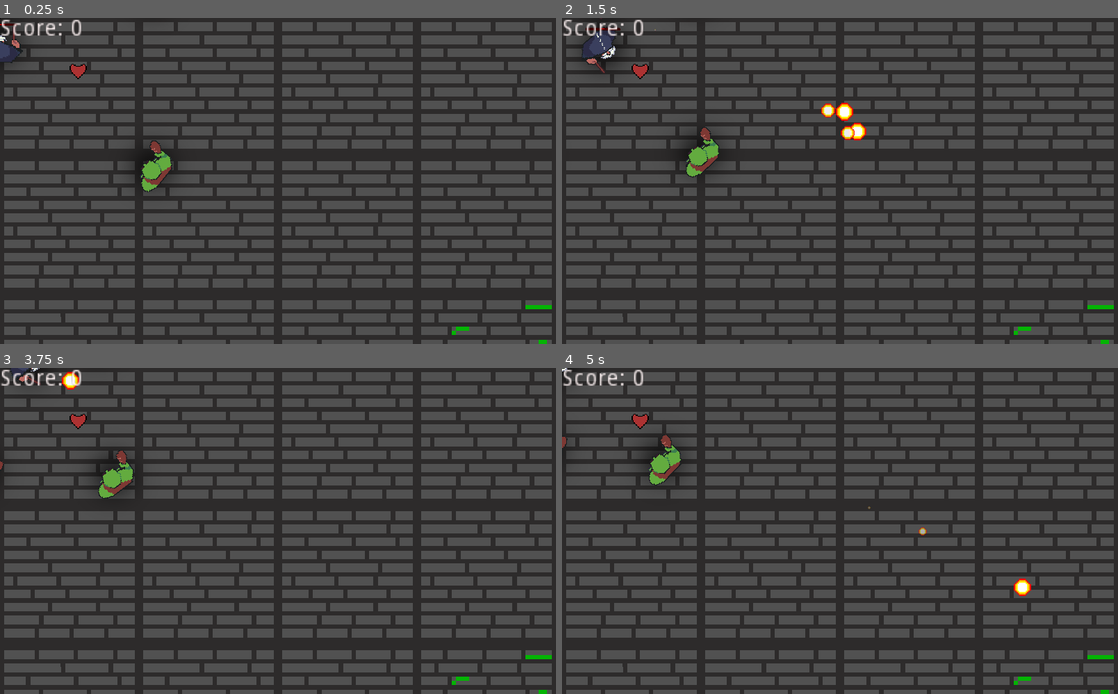
Above: before the commit, frames 1-4 (two rows, left to right).
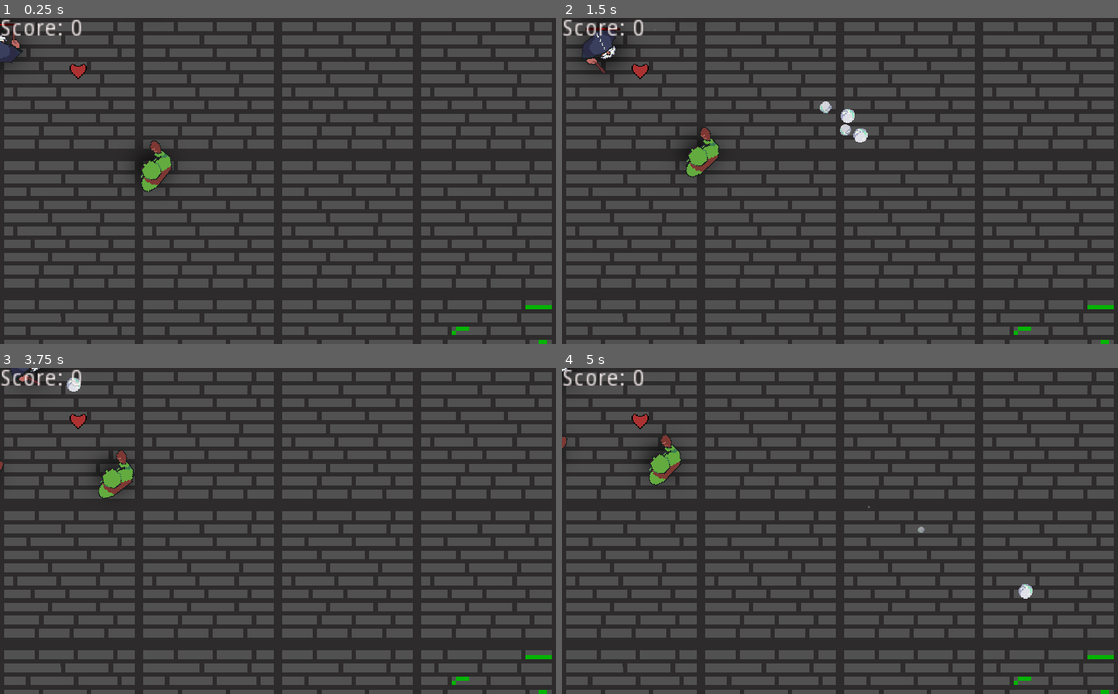
Above: after the commit, the same moments.

Repository: SuperBrainBro/SecondThoughts
Game: Godot game, scene res://Main/Main.tscn
Same seed, same stepped clock (60 frames per second), same inputs: the game is played once before the commit and once after it. The engine's default icon, where the game draws it, is replaced by a stand-in: a white triangle on a blue panel in a dark square.
Inputs (mouse positions are in pixels of both pictures, inside the frame that each line leads up to):
- Up to frame 1 (0.25 s): no input
- Up to frame 2 (1.5 s): move the mouse to (962, 164) at 0.52 s; hold D (move_right) 0.53-1.28 s; click (962, 164) at 0.6 s; move the mouse to (728, 197) at 1.27 s; hold S (move_down) from 1.28 s (still down); tap Tab (change_player) at 1.35 s
- Up to frame 3 (3.75 s): move the mouse to (333, 459) at 2.02 s; release S (move_down) at 2.03 s; hold D (move_right) 2.03-2.78 s; click (333, 459) at 2.1 s; move the mouse to (250, 596) at 2.77 s; hold W (move_up) 2.78-3.53 s; tap Tab (change_player) at 2.85 s; move the mouse to (444, 579) at 3.52 s; hold A (move_left) from 3.53 s (still down); click (444, 579) at 3.6 s
- Up to frame 4 (5 s): keep holding A (move_left); move the mouse to (673, 482) at 4.27 s; tap Tab (change_player) at 4.35 s

The runs differ from the first frame. In frame 2, 0.5% of the frame differs, in the area x 16-55%, y 3-39%; in frame 3, 0.1%; in frame 4, 0.2%.
Error in both runs: Trying to assign value of type 'Node2D' to a variable of type 'Camera2D'. (res://Main/Main.gd:9)

Commit message:
fix some shaders and added soound efect

Diff:
--- a/WGJ136/Enemy/Enemy.tscn
+++ b/WGJ136/Enemy/Enemy.tscn
@@ -11,7 +11,7 @@
 script = ExtResource( 2 )
 
 [node name="Shader" parent="." instance=ExtResource( 3 )]
-position = Vector2( 0.950012, 0 )
+scale = Vector2( 0.15, 0.15 )
 
 [node name="Sprite" type="Sprite" parent="."]
 texture = ExtResource( 1 )
@@ -20,5 +20,5 @@
 shape = SubResource( 1 )
 
 [node name="FreezeTimer" type="Timer" parent="."]
-wait_time = 3.0
+wait_time = 6.0
 [connection signal="timeout" from="FreezeTimer" to="." method="_on_FreezeTimer_timeout"]
--- a/WGJ136/Fireball/IceSound.tscn
+++ b/WGJ136/Fireball/IceSound.tscn
@@ -1,6 +1,6 @@
 [gd_scene load_steps=2 format=2]
 
-[ext_resource path="res://Fireball/frozeball.wav" type="AudioStream" id=1]
+[ext_resource path="res://Fireball/Ice_shot_1.wav" type="AudioStream" id=1]
 
 [node name="IceSound" type="AudioStreamPlayer2D"]
 position = Vector2( -9.2207, 2.45887 )
--- a/WGJ136/Main/Main.gd
+++ b/WGJ136/Main/Main.gd
@@ -28,8 +28,8 @@
 	shader1.visible = player1.is_active
 	shader2.visible = player2.is_active
 
-	player1.intendedFireMode = true
-	player2.intendedFireMode = false
+	player1.intendedFireMode = false
+	player2.intendedFireMode = true
 
 	$SpawnTimer.connect("timeout", self, "_on_SpawnTimer_timeout")
 	$ScoreTimer.connect("timeout", self, "_on_ScoreTimer_timeout")
--- a/WGJ136/Player/Player.gd
+++ b/WGJ136/Player/Player.gd
@@ -10,7 +10,7 @@
 export var is_active: bool = true
 export var health: float = 100
 
-export var intendedFireMode: bool = true
+export var intendedFireMode: bool = false
 
 onready var wand: Sprite = $Wand
 onready var spr: Sprite = $Sprite
Not shown, added: WGJ136/Fireball/Ice_shot_1.wav.import
Not shown, added: WGJ136/Fireball/Ice_shot_1.wav
